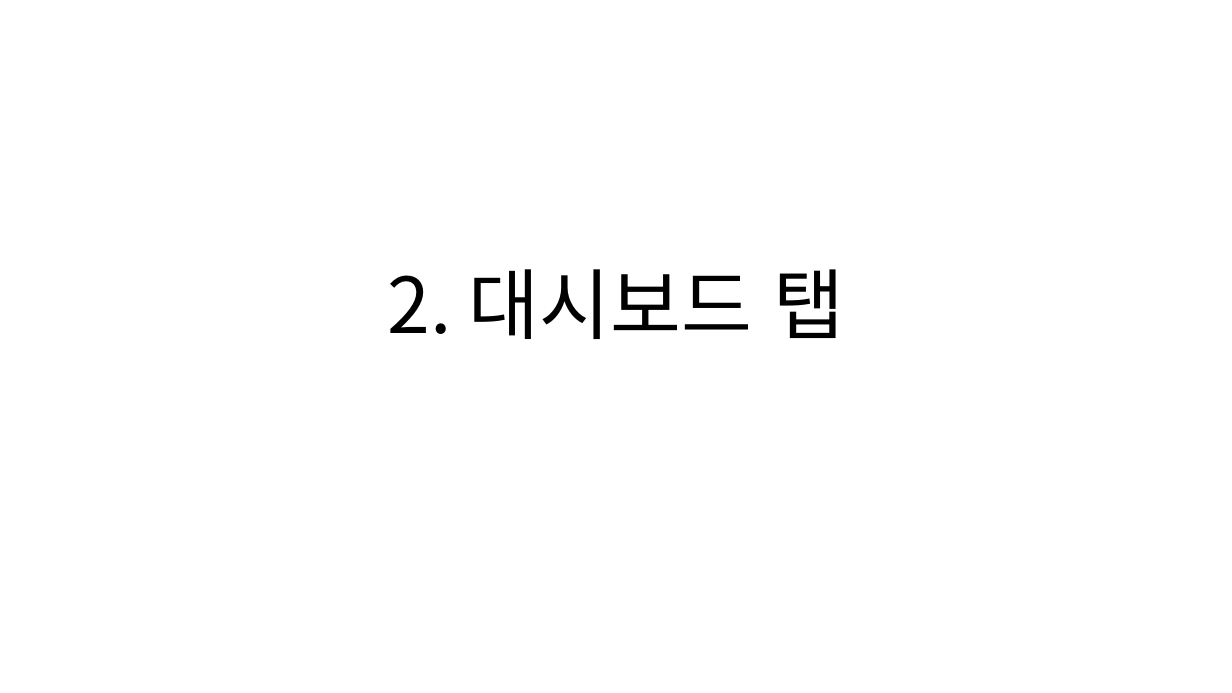
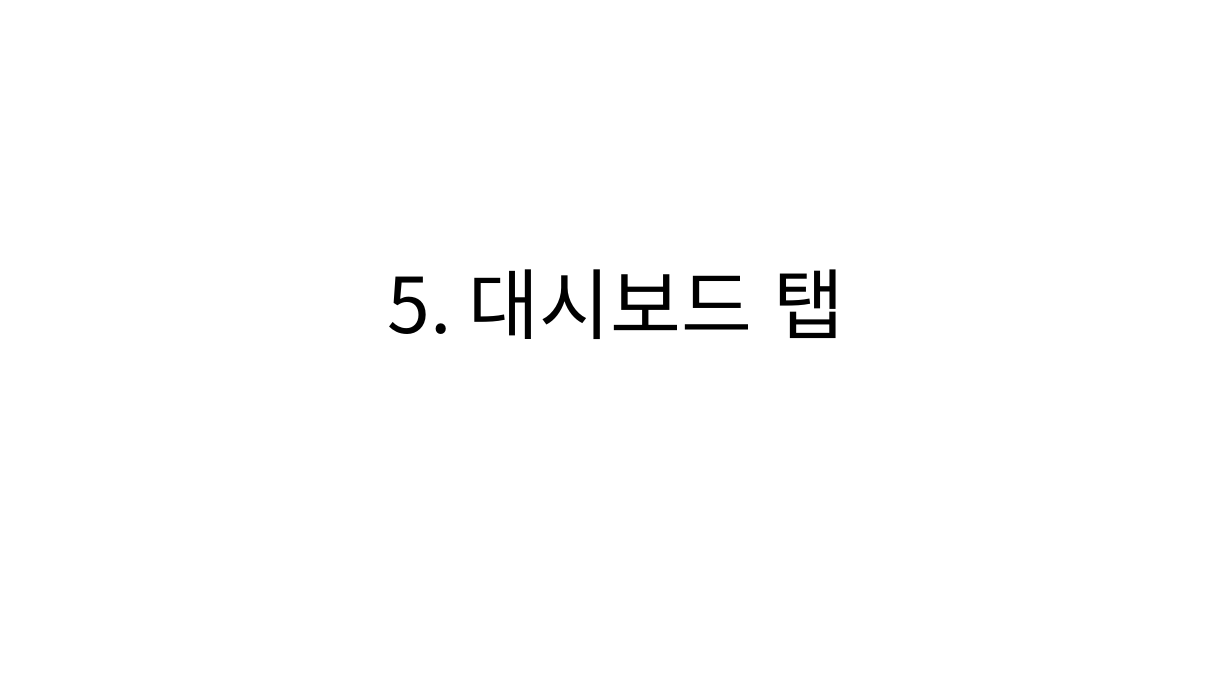
Before and after one commit to ehrud7654/Physical-AI-project, a slide deck: slide 23 of exec/04_시연시나리오.pptx (slide 6 before the commit). Drawn at 1232x693 pixels with LibreOffice and Linux fonts; fonts in the diff are those of the drawing. Boxes give left, top, right and bottom in pixels: in the first picture for what was removed or moved away, otherwise in the second. Text is boxed around its words. In the diff, an @@ line names an element or a change of style, - is before the commit and + after.

```diff
--- a/exec/04_시연시나리오.pptx
+++ b/exec/04_시연시나리오.pptx
@@ title at (387, 269, 845, 339): text changed @@
-2. 대시보드 탭
+5. 대시보드 탭
```
Also in this commit, not shown: 5 other slides changed, 5 other files.
